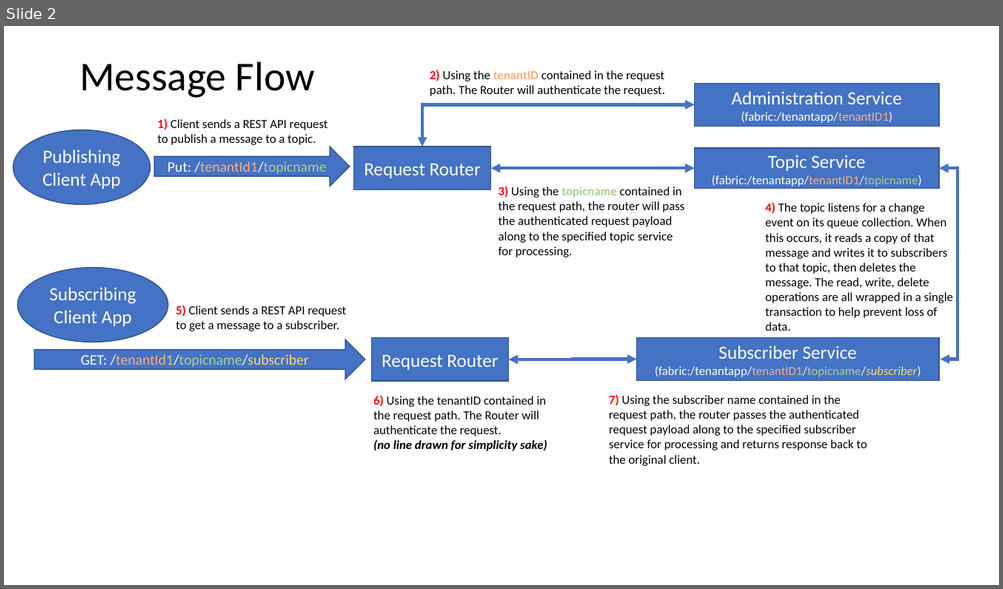
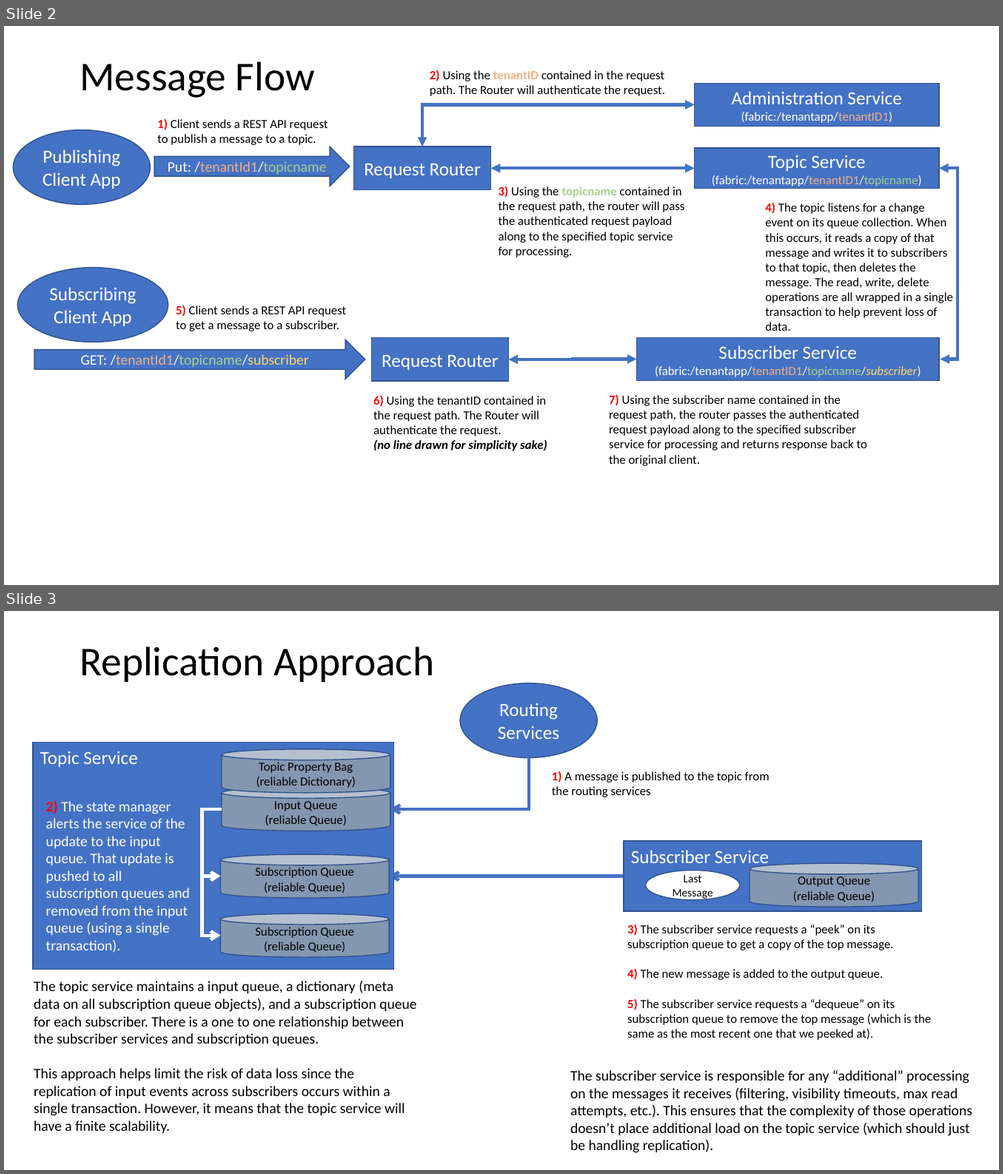
Before and after one commit to brentstineman/ServiceFabricPubSub, a slide deck: overview.pptx. Shown one above the other, each under a label of ours: slide 2 before the commit, slides 2 and 3 after it. The pictures are 1003x589 and 1003x1174 pixels, drawn with LibreOffice and Linux fonts; fonts in the diff are those of the drawing. Boxes give left, top, right and bottom in pixels: in the first picture for what was removed or moved away, otherwise in the second. Text is boxed around its words. In the diff, an @@ line names an element or a change of style, - is before the commit and + after.

Commit message:
update overview desk with explanation of topic and subscriber workflow

```diff
--- a/overview.pptx
+++ b/overview.pptx
@@ slide 3 added at <box>4,611,999,1170</box>, background #FFFFFF @@
@@ title added at <box>79,647,434,682</box>, 39.6 pt, text #000000 @@
+Replication Approach
@@ ellipse added at <box>460,684,597,758</box>, fill #4472C4, outline #325491 1 pt, 18 pt, text #FFFFFF @@
+Routing Services
@@ elbow arrow added from (529, 758) to (390, 809), #4472C4 3 pt @@
@@ text added at <box>552,771,769,797</box>, 12 pt, text #000000 @@
+1) A message is published to the topic from the routing services
@@ group added at <box>33,742,394,970</box>: 4 cylinders, 2 elbow arrows, 1 rectangle, 1 text @@
+Topic Service
+Input Queue
+(reliable Queue)
+Topic Property Bag
+(reliable Dictionary)
+Subscription Queue
+(reliable Queue)
+Subscription Queue
+(reliable Queue)
+2) The state manager alerts the service of the update to the input queue. That update is pushed to all subscription queues and removed from the input queue (using a single transaction).
@@ rectangle added at <box>623,842,922,911</box>, fill #4472C4, outline #325491 1 pt, 18 pt, text #FFFFFF @@
+Subscriber Service
@@ elbow arrow added from (623, 877) to (389, 877), #4472C4 3 pt @@
@@ ellipse added at <box>646,871,740,900</box>, fill #FFFFFF, outline #325491 1 pt, 11 pt, text #000000 @@
+Last Message
@@ cylinder added at <box>749,864,918,907</box>, fill #8497B0, outline #325491 1 pt, 12 pt, text #000000 @@
+Output Queue
+(reliable Queue)
@@ text added at <box>627,924,931,1040</box>, 12 pt, text #000000 @@
+3) The subscriber service requests a “peek” on its subscription queue to get a copy of the top message.
+4) The new message is added to the output queue.
+5) The subscriber service requests a “dequeue” on its subscription queue to remove the top message (which is the same as the most recent one that we peeked at).
@@ text added at <box>34,981,416,1133</box>, 14 pt, text #000000 @@
+The topic service maintains a input queue, a dictionary (meta data on all subscription queue objects), and a subscription queue for each subscriber. There is a one to one relationship between the subscriber services and subscription queues.
+This approach helps limit the risk of data loss since the replication of input events across subscribers occurs within a single transaction. However, it means that the topic service will have a finite scalability.
@@ text added at <box>570,1071,972,1153</box>, 14 pt, text #000000 @@
+The subscriber service is responsible for any “additional” processing on the messages it receives (filtering, visibility timeouts, max read attempts, etc.). This ensures that the complexity of those operations doesn’t place additional load on the topic service (which should just be handling replication).
```
